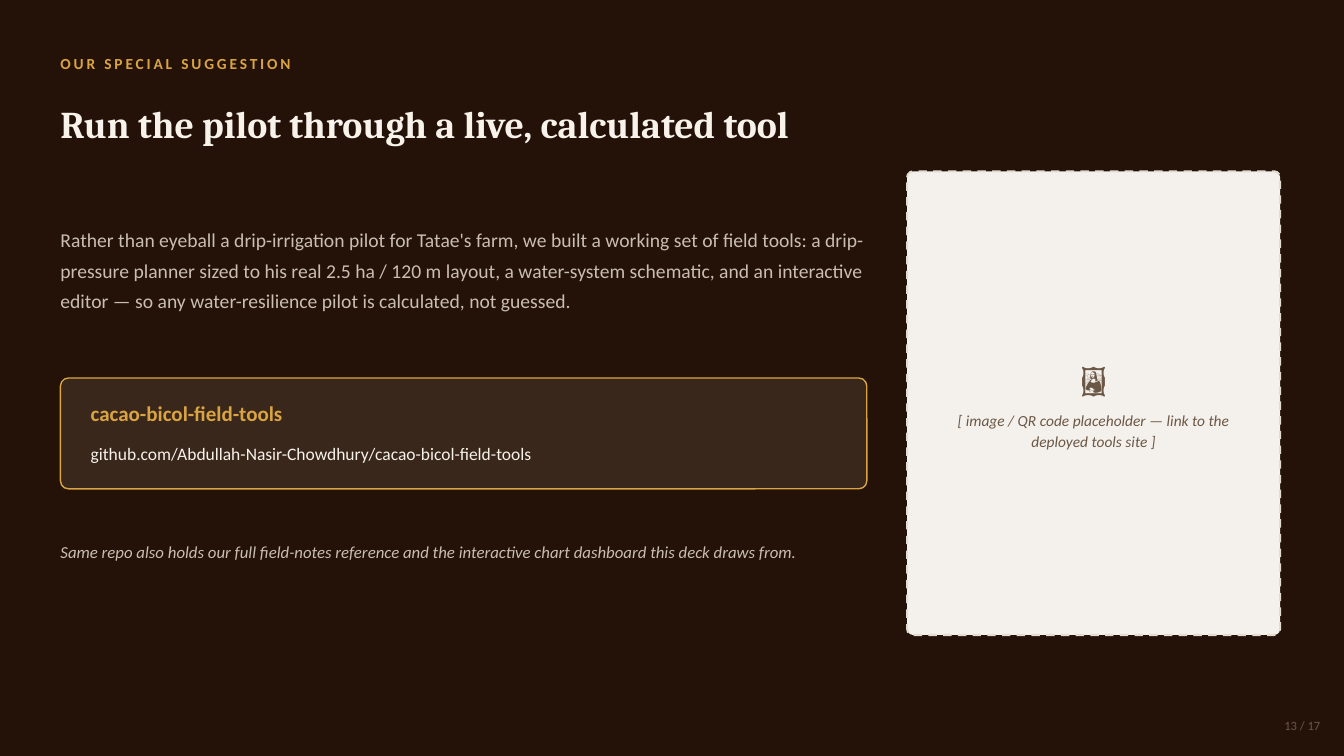
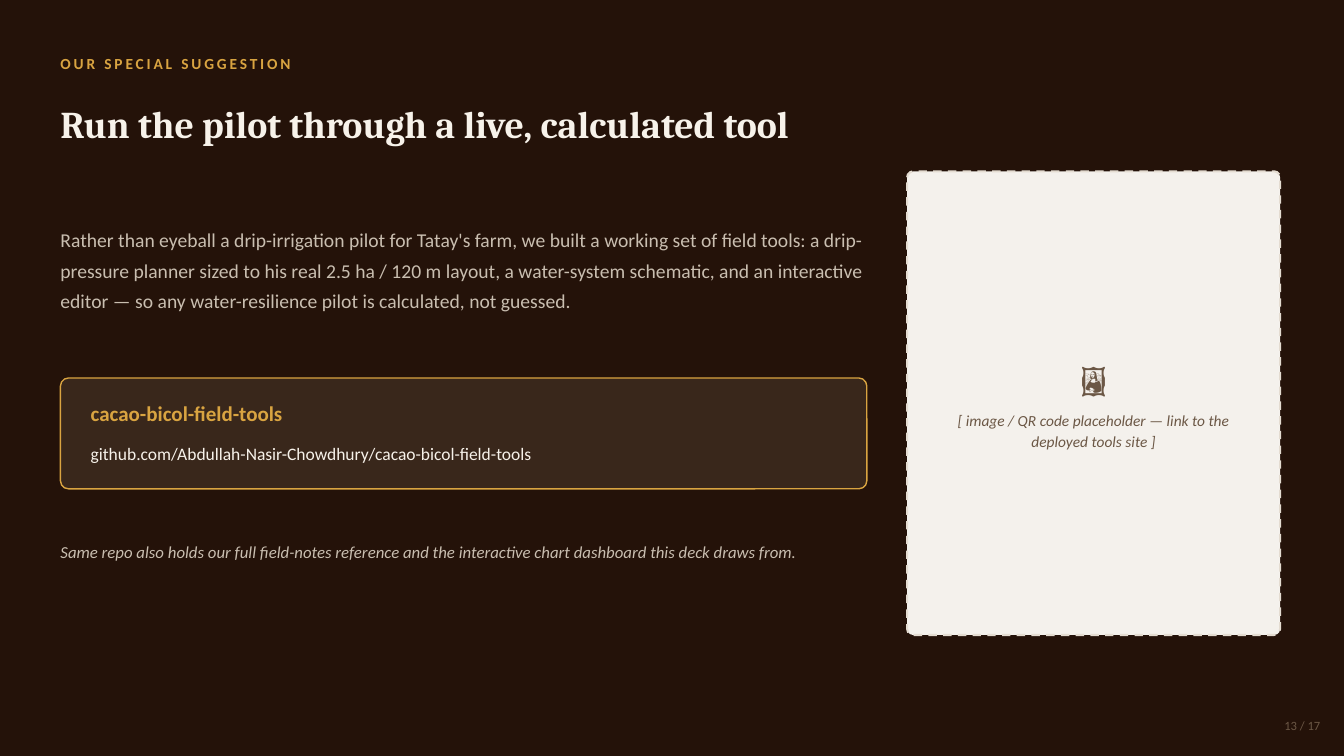
Before and after one commit to Abdullah-Nasir-Chowdhury/cacao-bicol-field-tools, a slide deck: slide 13 of Bicol-Cacao-Pitch.pptx. Drawn at 1344x756 pixels with LibreOffice and Linux fonts; fonts in the diff are those of the drawing. Boxes give left, top, right and bottom in pixels: in the first picture for what was removed or moved away, otherwise in the second. Text is boxed around its words. In the diff, an @@ line names an element or a change of style, - is before the commit and + after.

```diff
--- a/Bicol-Cacao-Pitch.pptx
+++ b/Bicol-Cacao-Pitch.pptx
@@ text at (60,233,862,312): text changed @@
-Rather than eyeball a drip-irrigation pilot for Tatae's farm, we built a working set of field tools: a drip-pressure planner sized to his real 2.5 ha / 120 m layout, a water-system schematic, and an interactive editor — so any water-resilience pilot is calculated, not guessed.
+Rather than eyeball a drip-irrigation pilot for Tatay's farm, we built a working set of field tools: a drip-pressure planner sized to his real 2.5 ha / 120 m layout, a water-system schematic, and an interactive editor — so any water-resilience pilot is calculated, not guessed.
```
Also in this commit, not shown: 8 other slides changed, 16 other files.
